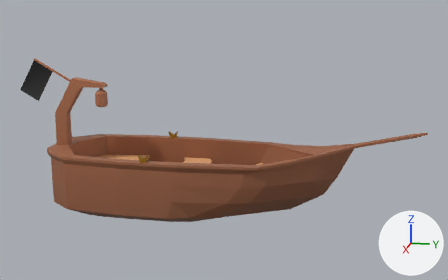
Before and after pictures for a commit that changed the Blender file obj_boat_yours_01.blend.
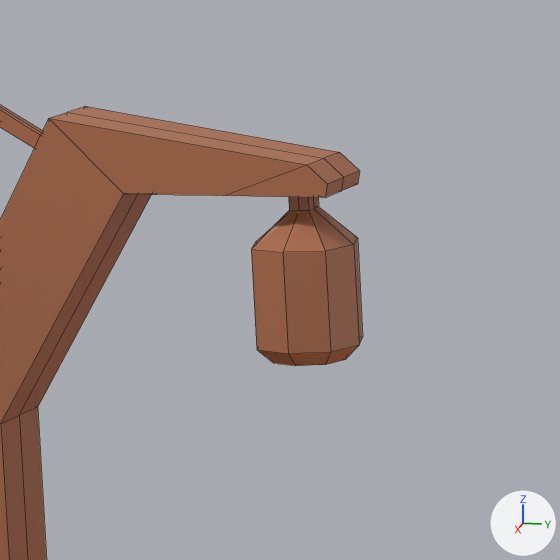
Old and new are each drawn whole from a 50 mm lens placed at (11.87, 3.37, 4.57), pointed at (-0.05, 0.99, 1.59) and again close up on the part from 15% to 29% of the width and 23% to 46% of the height. The lights are fixed; the arrows at lower right show +X, +Y and +Z. The older version's two pictures come first. The close-ups show mesh edges as thin lines.
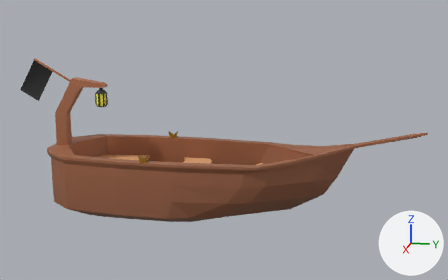
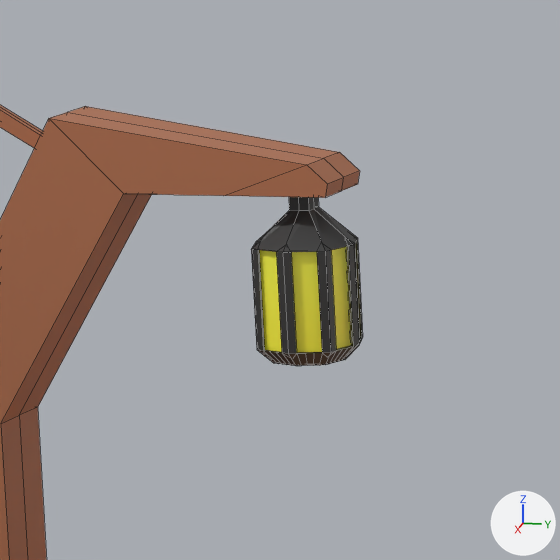
Pixel boxes (x1, y1, x2, y2) of what changed, in the close-ups (560 x 560 px):
```json
{"part": 1, "of": "me_cube_001", "change": "cut back", "before": [309, 207, 363, 352], "after": [251, 197, 363, 366]}
```

Scene script edits in JSON lines:
```json
{"block": "me_cube_001", "where": "# used by ob_cube; location = (0.0, 0.0, 0.0); rotation_euler = (0.0, 0.0, 3.142), in degrees (0, 0, 180); scale = (1.47, 2.64, 1.0)"}
{"op": "remove", "block": "me_cube_001", "code": "me_cube_001.from_pydata(...)  # 509 vertices, 449 faces; spans x -0.76..0.76, y -1.85..1.28, z 0.0..3.15"}
{"op": "add", "block": "me_cube_001", "code": "me_cube_001.from_pydata(...)  # 773 vertices, 618 faces; spans x -0.76..0.76, y -1.85..1.28, z 0.0..3.15"}
{"block": "me_cube_001", "change": "me_cube_001 part 1: 1 vertex moved within x 0.0, y 0.55, z 2.47; 264 vertices added at x -0.09..0.09, y 0.55..0.64, z 2.19..2.6"}
```
